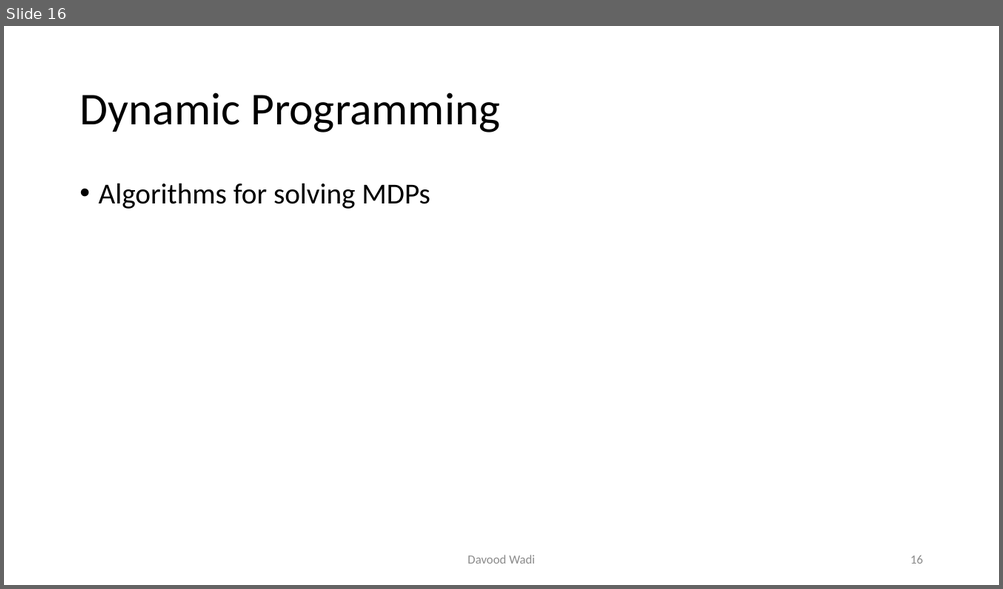
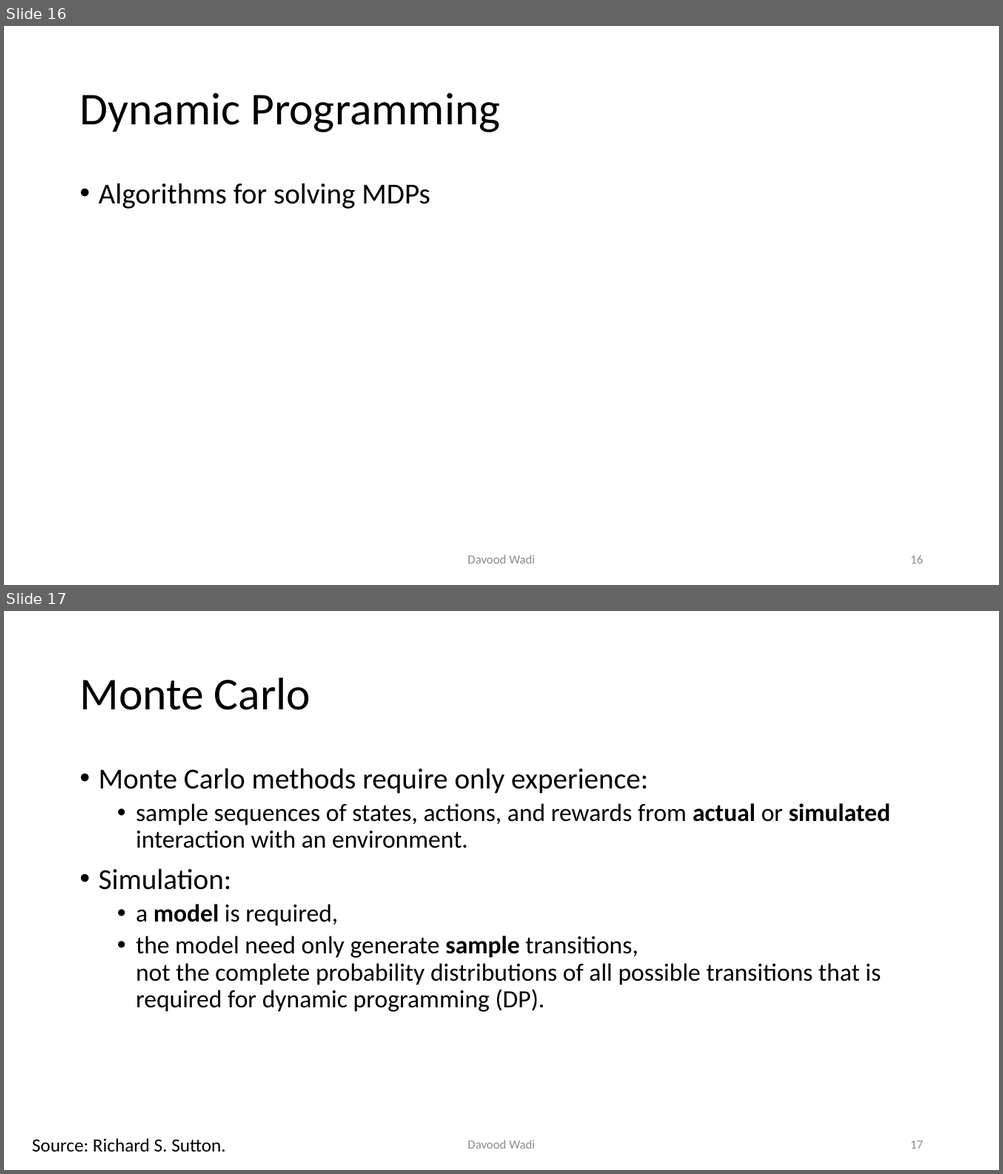
Before and after one commit to davoodwadi/davoodwadi.github.io, a slide deck: RL/RL1_slides.pptx. Shown one above the other, each under a label of ours: slide 16 before the commit, slides 16 and 17 after it. The pictures are 1003x589 and 1003x1174 pixels, drawn with LibreOffice and Linux fonts; fonts in the diff are those of the drawing; background and template pictures are left out. Boxes give left, top, right and bottom in pixels: in the first picture for what was removed or moved away, otherwise in the second. Text is boxed around its words. In the diff, an @@ line names an element or a change of style, - is before the commit and + after.

```diff
--- a/RL/RL1_slides.pptx
+++ b/RL/RL1_slides.pptx
@@ slide 17 added at [4, 611, 999, 1170], background #FFFFFF @@
@@ title added at [79, 678, 310, 710], 44 pt, text #000000 @@
+Monte Carlo
@@ text added at [99, 768, 891, 1012], 24 pt, text #000000 @@
+• Monte Carlo methods require only experience:
+  • sample sequences of states, actions, and rewards from actual or simulated interaction with an environment.
+• Simulation:
+  • a model is required,
+  • the model need only generate sample transitions,
+    not the complete probability distributions of all possible transitions that is required for dynamic programming (DP).
@@ text added at [32, 1139, 225, 1152], 18 pt, text #000000 @@
+Source: Richard S. Sutton.
@@ text added at [467, 1140, 535, 1149], 12 pt, text #8C8C8C @@
+Davood Wadi
@@ page number added at [910, 1141, 922, 1149], 12 pt, text #8C8C8C @@
+17
```
Also in this commit, not shown: 5 other slides added, 3 other files.
